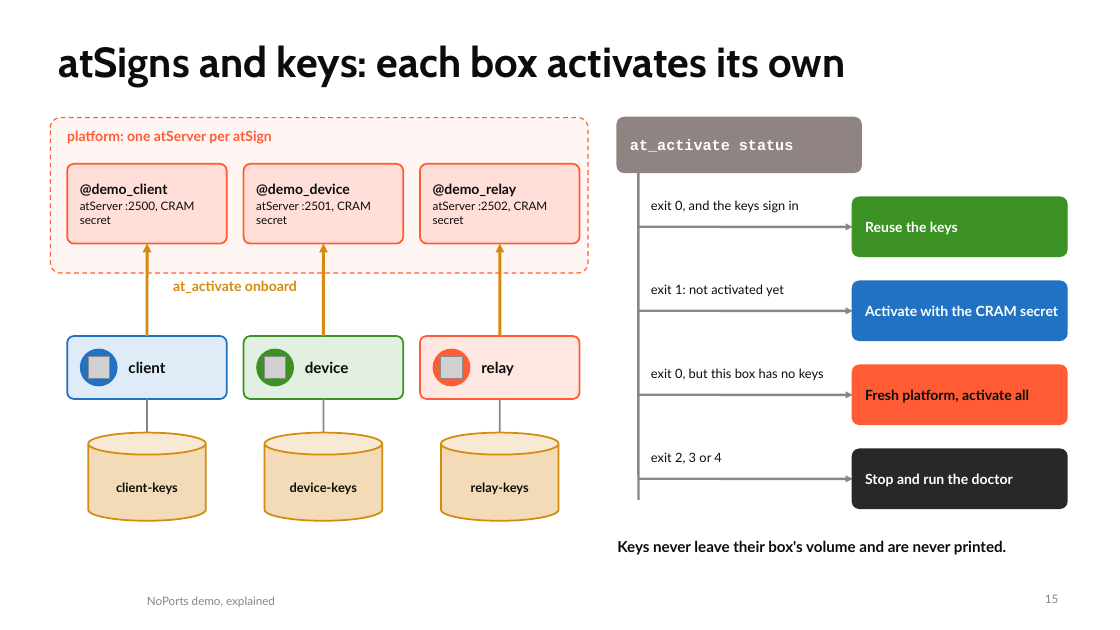
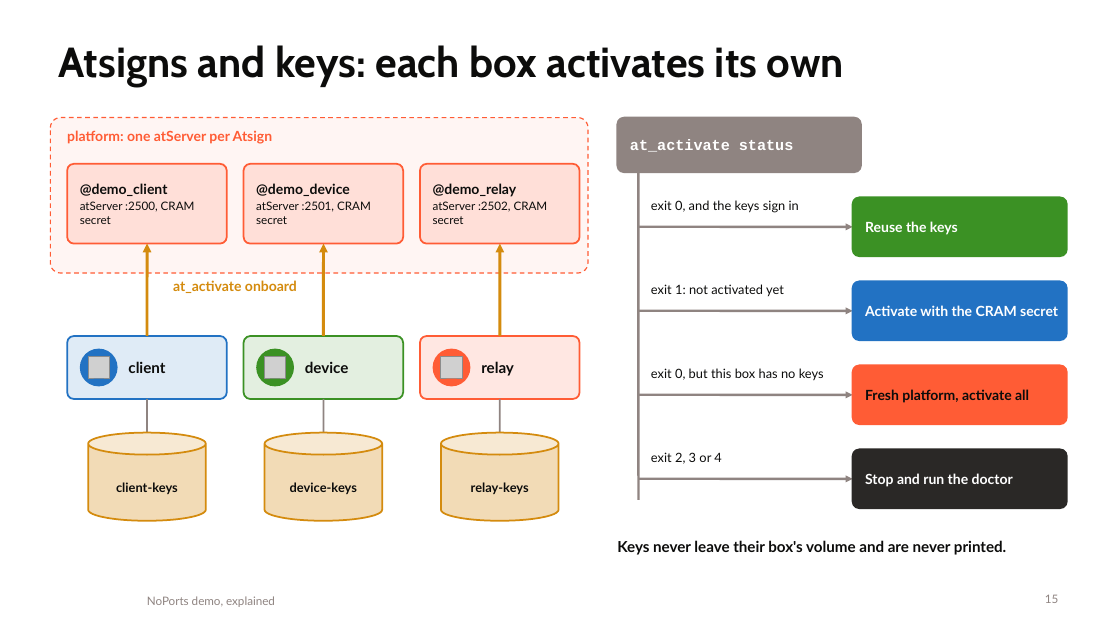
Before and after one commit to atsign-foundation/noports-demo, a slide deck: slide 15 of docs/noports-demo-explained.pptx. Drawn at 1120x630 pixels with LibreOffice and Linux fonts; fonts in the diff are those of the drawing; grey boxes stand for pictures; background and template pictures are left out. Boxes give left, top, right and bottom in pixels: in the first picture for what was removed or moved away, otherwise in the second. Text is boxed around its words. In the diff, an @@ line names an element or a change of style, - is before the commit and + after.

```diff
--- a/docs/noports-demo-explained.pptx
+++ b/docs/noports-demo-explained.pptx
@@ title at (x1=59, y1=45, x2=844, y2=87): text changed @@
-atSigns and keys: each box activates its own
+Atsigns and keys: each box activates its own
@@ text at (x1=67, y1=130, x2=272, y2=144): text changed @@
-platform: one atServer per atSign
+platform: one atServer per Atsign
```
Also in this commit, not shown: 6 other slides changed, 8 other files.
